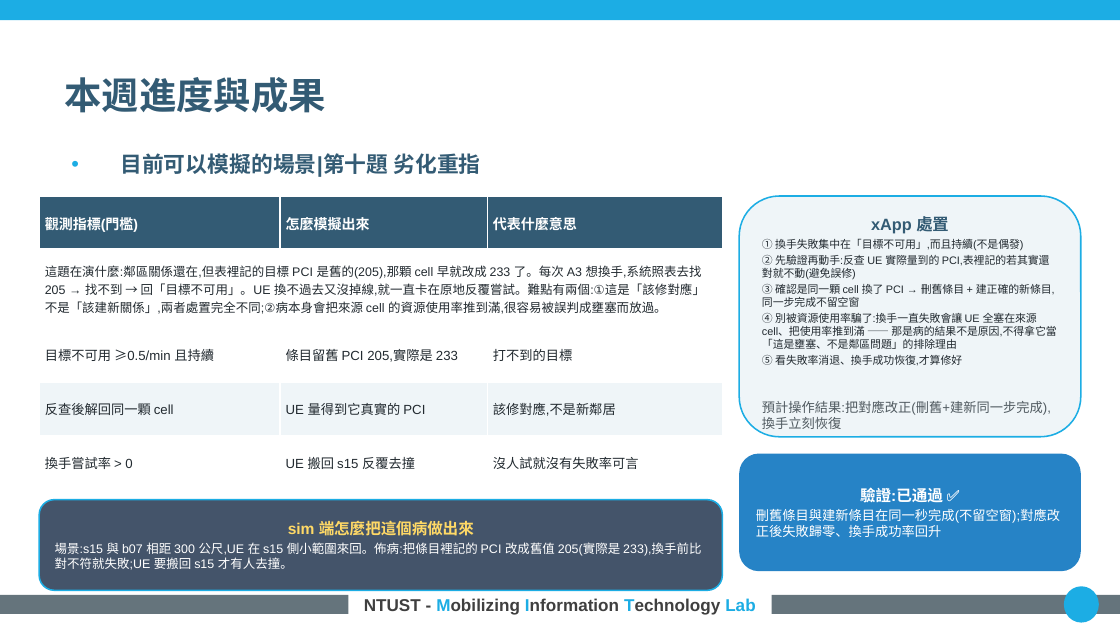
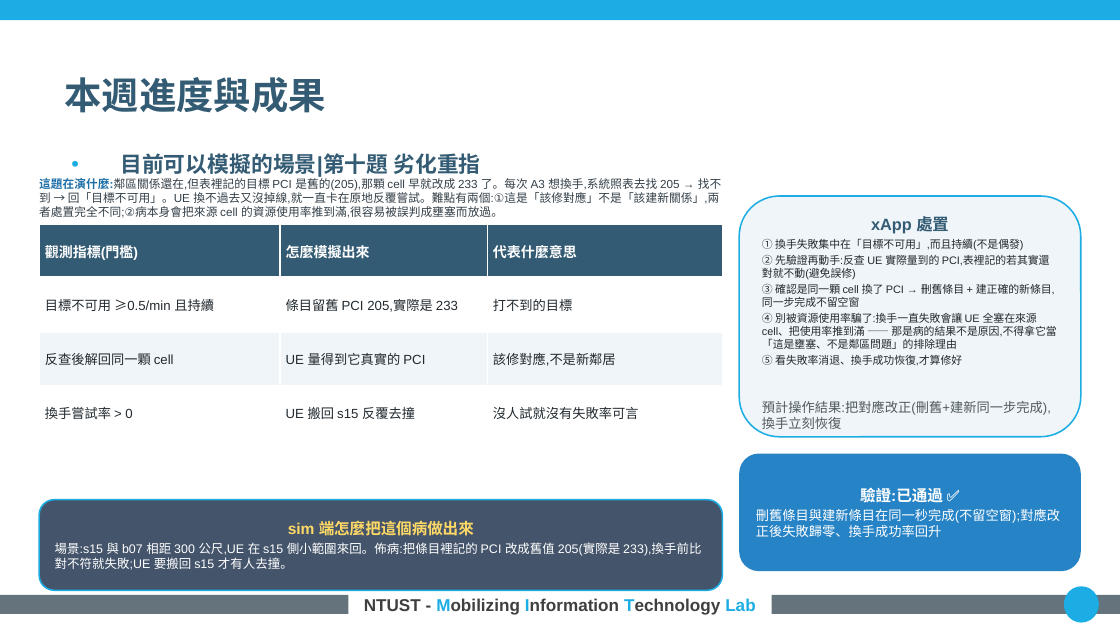
Before and after one commit to kimOuO/RAN-sim-OAI, a slide deck: slide 13 of docs/report/8_27_進度報告_v10十二題.pptx. Drawn at 1120x630 pixels with LibreOffice and Linux fonts; fonts in the diff are those of the drawing; background and template pictures are left out. Boxes give left, top, right and bottom in pixels: in the first picture for what was removed or moved away, otherwise in the second. Text is boxed around its words. In the diff, an @@ line names an element or a change of style, - is before the commit and + after.

```diff
--- a/docs/report/8_27_進度報告_v10十二題.pptx
+++ b/docs/report/8_27_進度報告_v10十二題.pptx
@@ text added at bbox=[39, 176, 721, 218], 7.5 pt, text #333F48 @@
+這題在演什麼:鄰區關係還在,但表裡記的目標 PCI 是舊的(205),那顆 cell 早就改成 233 了。每次 A3 想換手,系統照表去找 205 → 找不到 → 回「目標不可用」。UE 換不過去又沒掉線,就一直卡在原地反覆嘗試。難點有兩個:①這是「該修對應」不是「該建新關係」,兩者處置完全不同;②病本身會把來源 cell 的資源使用率推到滿,很容易被誤判成壅塞而放過。
@@ table at bbox=[39, 224, 722, 515] @@
-row 2: 這題在演什麼:鄰區關係還在,但表裡記的目標 PCI 是舊的(205),那顆 cell 早就改成 233 了。每次 A3 想換手,系統照表去找 205 → 找不到 → 回「目標不可用」。UE 換不過去又沒掉線,就一直卡在原地反覆嘗試。難點有兩個:①這是「該修對應」不是「該建新關係」,兩者處置完全不同;②病本身會把來源 cell 的資源使用率推到滿,很容易被誤判成壅塞而放過。 |  | 
@@ table: place and size @@
-table at bbox=[39, 196, 722, 487]
+table at bbox=[39, 224, 722, 515]
```
Also in this commit, not shown: 11 other slides changed, 4 other files.
